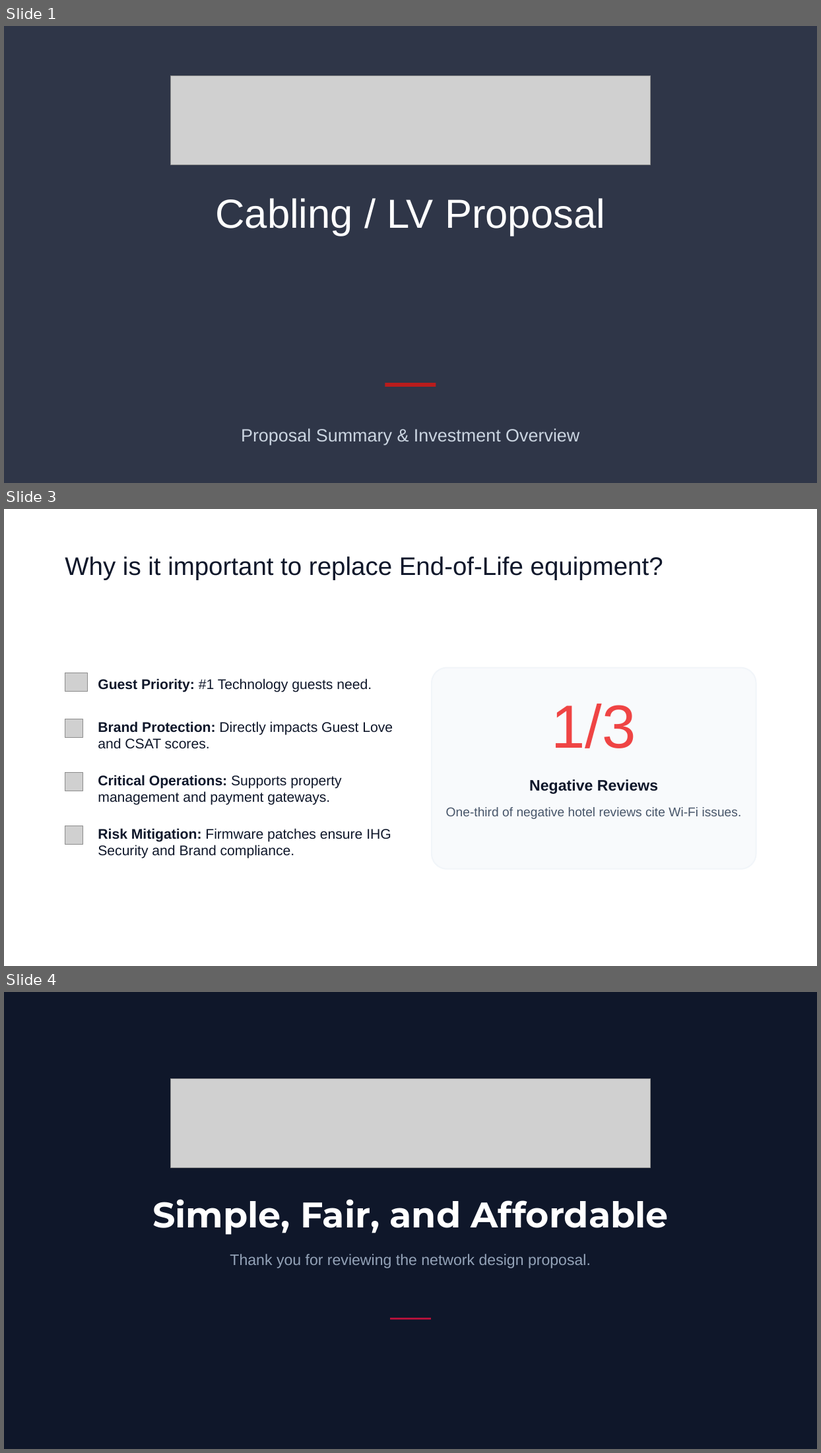
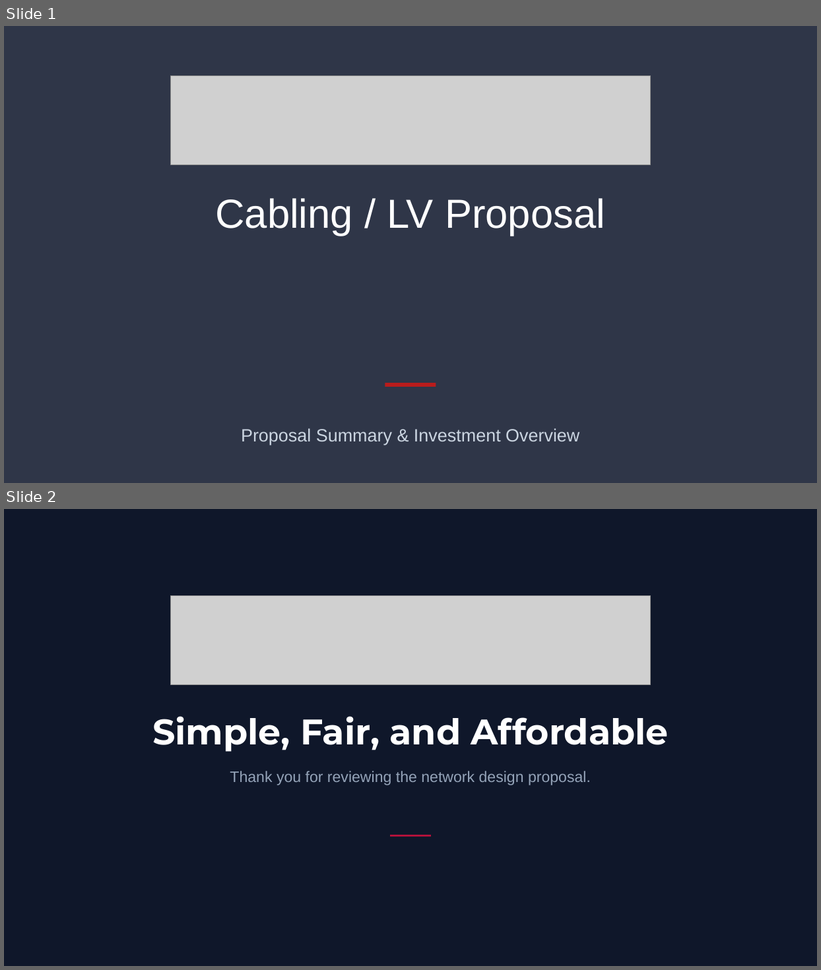
Before and after one commit to mattwegesin/quote-presentation-generator, a slide deck: Cabling_Proposal_Template.pptx. Shown one above the other, each under a label of ours: slides 1, 3 and 4 before the commit, slides 1 and 2 after it; the slides between them are not shown. The pictures are 821x1453 and 821x970 pixels, drawn with LibreOffice and Linux fonts; fonts in the diff are those of the drawing; grey boxes stand for pictures; background and template pictures are left out. Boxes give left, top, right and bottom in pixels: in the first picture for what was removed or moved away, otherwise in the second. Text is boxed around its words. In the diff, an @@ line names an element or a change of style, - is before the commit and + after.

```diff
--- a/Cabling_Proposal_Template.pptx
+++ b/Cabling_Proposal_Template.pptx
@@ slide 3 removed at <box>4,509,817,966</box>, background #FFFFFF @@
@@ text removed at <box>65,557,663,580</box> @@
-Why is it important to replace End-of-Life equipment?
@@ picture removed at <box>65,673,87,691</box> @@
@@ text removed at <box>98,679,372,692</box> @@
-Guest Priority: #1 Technology guests need.
@@ rounded rectangle removed at <box>432,667,756,869</box> @@
@@ text removed at <box>552,704,636,749</box> @@
-1/3
@@ picture removed at <box>65,720,83,738</box> @@
@@ text removed at <box>98,722,393,749</box> @@
-Brand Protection: Directly impacts Guest Love and CSAT scores.
@@ picture removed at <box>65,772,83,791</box> @@
@@ text removed at <box>98,775,341,805</box> @@
-Critical Operations: Supports property management and payment gateways.
@@ text removed at <box>529,780,658,794</box> @@
-Negative Reviews
@@ text removed at <box>446,807,742,819</box> @@
-One-third of negative hotel reviews cite Wi-Fi issues.
@@ picture removed at <box>65,826,83,844</box> @@
@@ text removed at <box>98,828,391,859</box> @@
-Risk Mitigation: Firmware patches ensure IHG Security and Brand compliance.
@@ what was slide 4 is now slide 2 @@
```
Also in this commit, not shown: 1 other slide removed.
